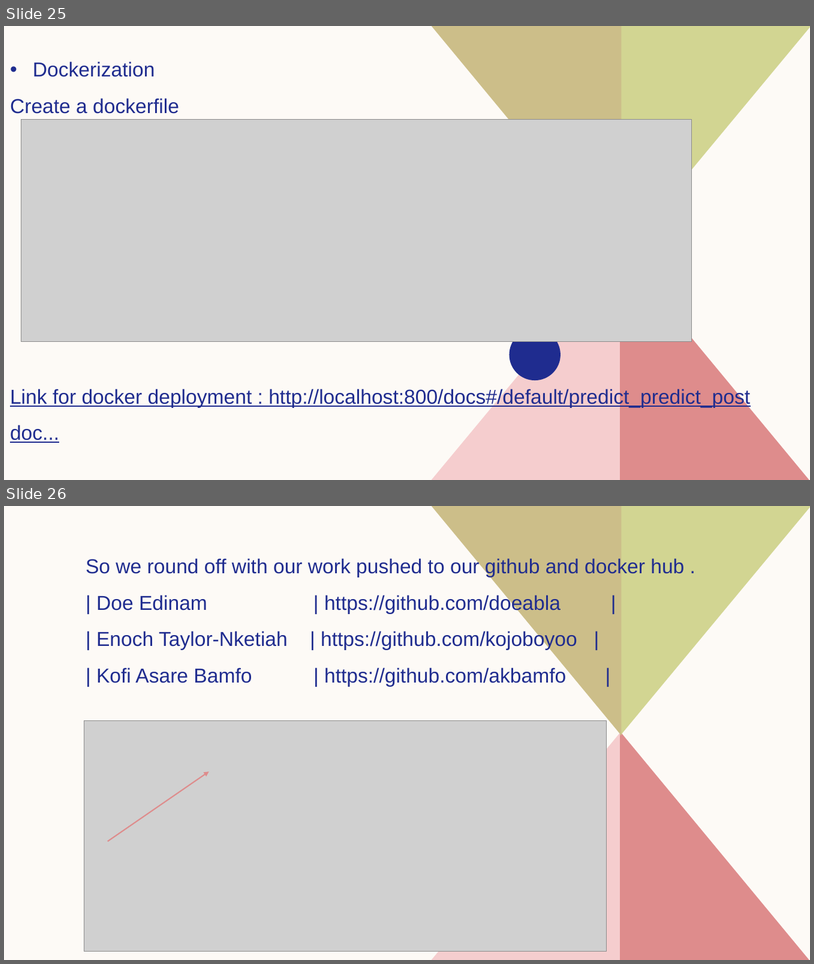
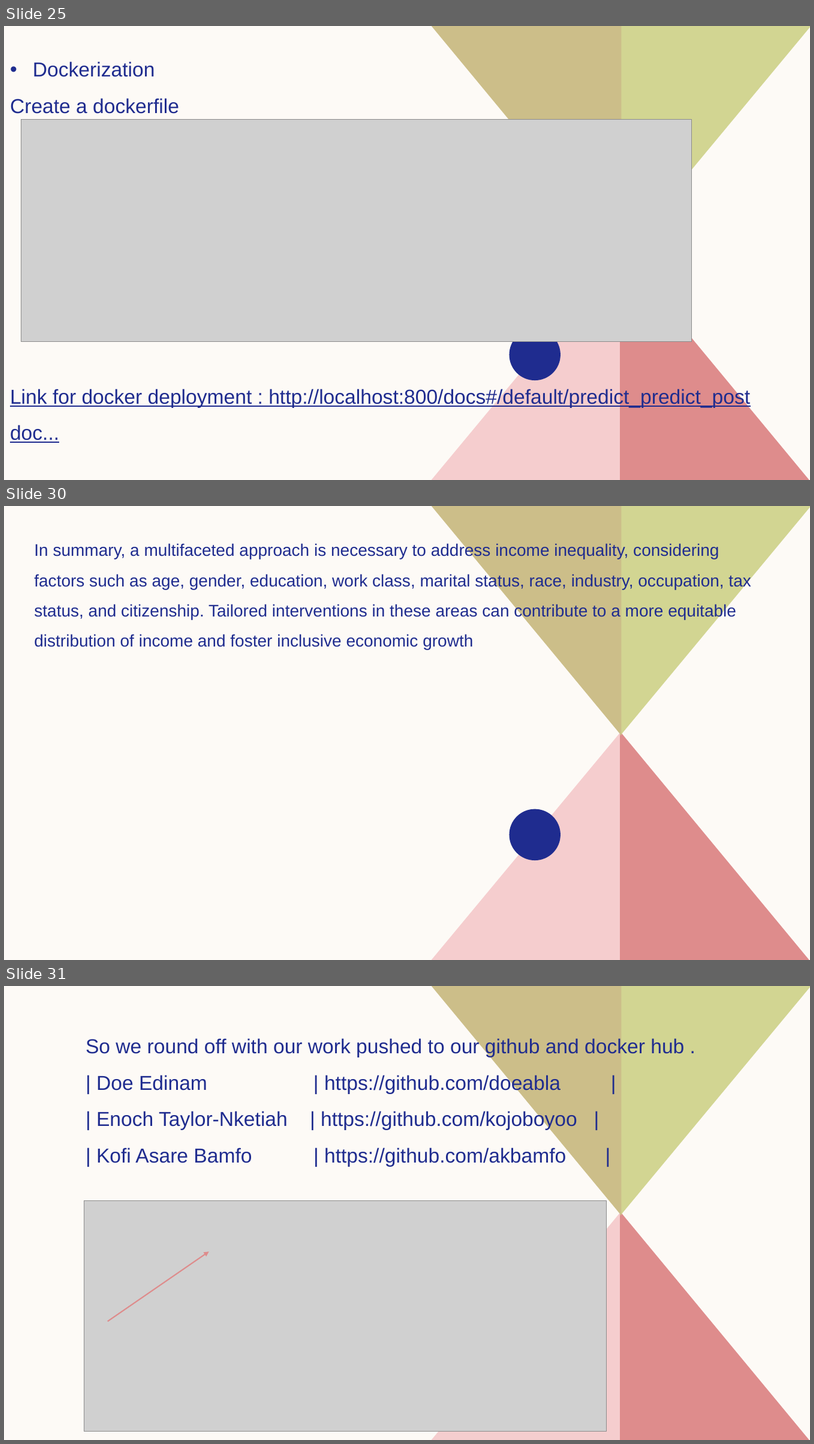
Before and after one commit to doeabla/Income_prediction-_app, a slide deck: capstone_final.pptx. Shown one above the other, each under a label of ours: slides 25 and 26 before the commit, slides 25, 30 and 31 after it; the slides between them are not shown. The pictures are 814x964 and 814x1444 pixels, drawn with LibreOffice and Linux fonts; fonts in the diff are those of the drawing; grey boxes stand for pictures. Boxes give left, top, right and bottom in pixels: in the first picture for what was removed or moved away, otherwise in the second. Text is boxed around its words. In the diff, an @@ line names an element or a change of style, - is before the commit and + after.

```diff
--- a/capstone_final.pptx
+++ b/capstone_final.pptx
@@ slide 30 added at (4, 506, 810, 960), background #FDFAF6; not listed: 5 template elements that a slide beside it also shows @@
@@ text added at (34, 543, 751, 649), 20 pt, text #1F2C8F @@
+In summary, a multifaceted approach is necessary to address income inequality, considering factors such as age, gender, education, work class, marital status, race, industry, occupation, tax status, and citizenship. Tailored interventions in these areas can contribute to a more equitable distribution of income and foster inclusive economic growth
@@ what was slide 26 is now slide 31 @@
```
Also in this commit, not shown: 7 slides changed, 4 other slides added, 1 other file.
